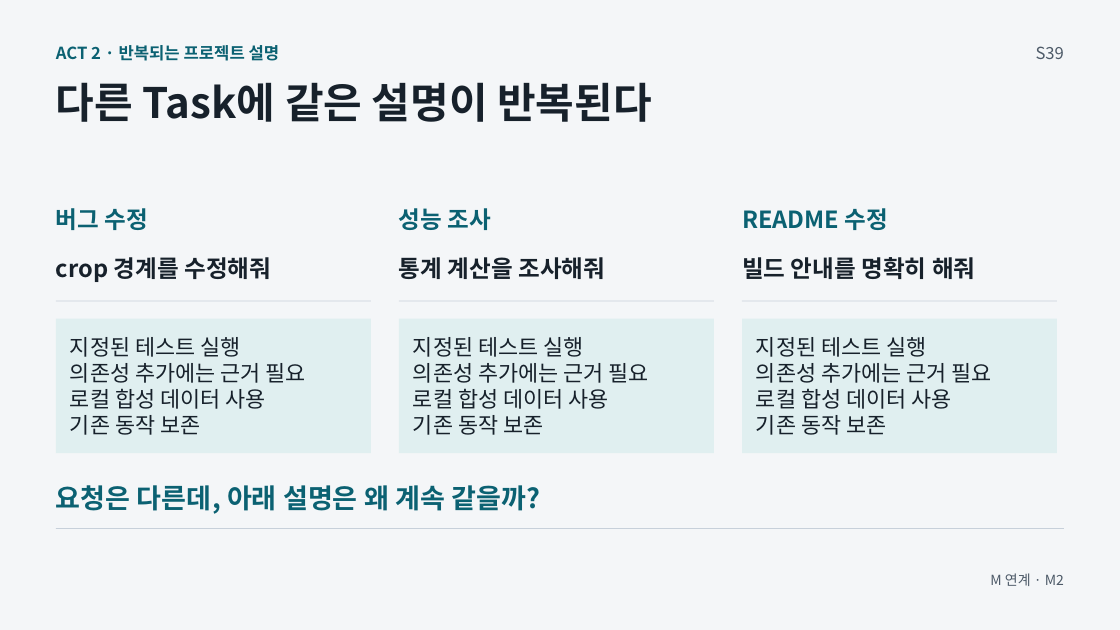
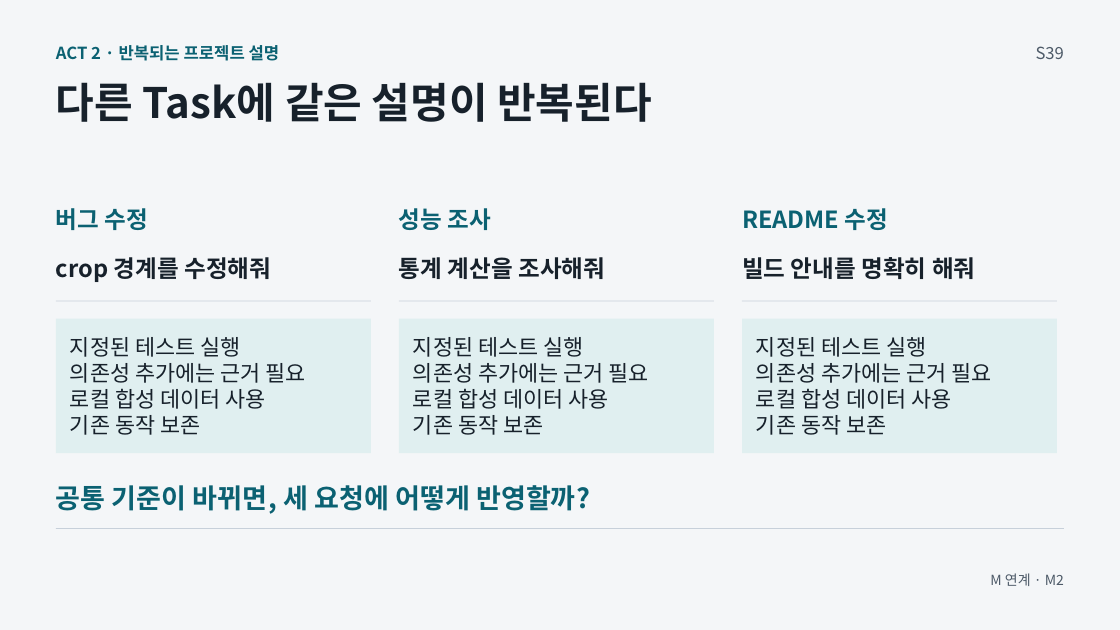
Before and after one commit to GideokKim/ai-dev-training, a slide deck: slide 2 of production/ACT_2.pptx. Drawn at 1120x630 pixels with LibreOffice and Linux fonts; fonts in the diff are those of the drawing. Boxes give left, top, right and bottom in pixels: in the first picture for what was removed or moved away, otherwise in the second. Text is boxed around its words. In the diff, an @@ line names an element or a change of style, - is before the commit and + after.

```diff
--- a/production/ACT_2.pptx
+++ b/production/ACT_2.pptx
@@ text at box(56, 485, 590, 514): text changed @@
-요청은 다른데, 아래 설명은 왜 계속 같을까?
+공통 기준이 바뀌면, 세 요청에 어떻게 반영할까?
```
Also in this commit, not shown: 28 other files.
